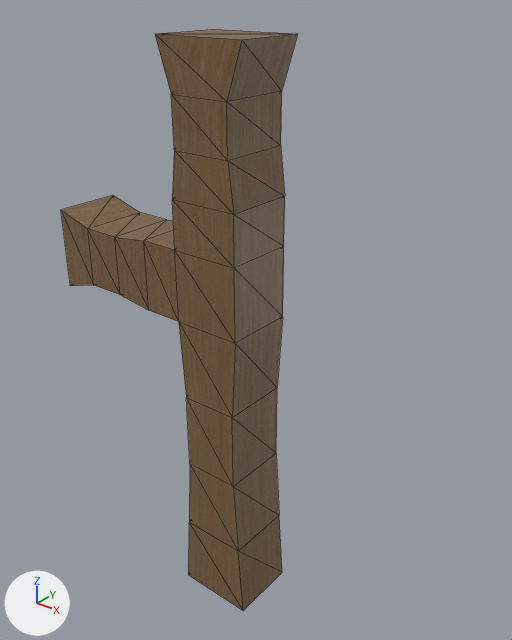
The glTF model crucifix.gltf as it was, and as the next commit left it.
The view is the same before and after, from a camera (50 mm lens) standing at (11.38, -13.14, 9.42) and looking at (0.28, 0.73, 0.82). Arrows for +X, +Y and +Z are at lower left; the lights stay in place. Mesh edges are drawn as thin lines. Where no turn or scale is listed for an object, it has been applied to the vertices. Vertices at the same position are counted once.
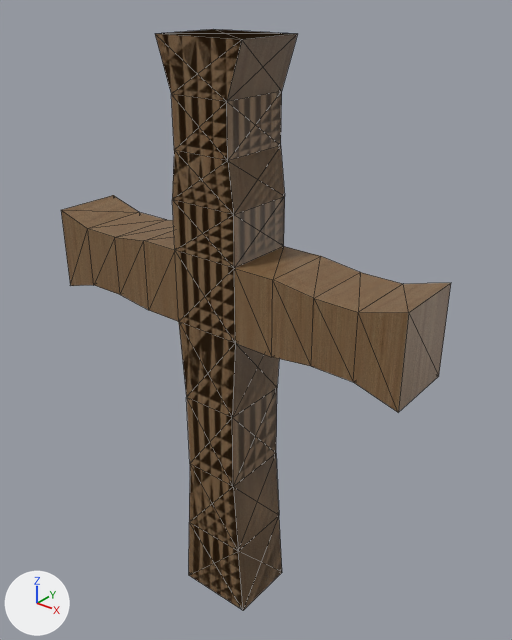
The newer file is also rescaled (x10.2), turned or shifted as a whole; pictures and numbers use the older file's frame.

Location of each change, (x1, y1, x2, y2) in pixels of the pictures (512 x 640 px):
'Cube', reshaped (64% wider)
    before: (61, 29, 298, 610)
    after: (61, 29, 451, 610)
part 1 of me_cube_002, built on
    before: (61, 195, 284, 343)
    after: (61, 29, 451, 610)
part 2 of me_cube_002, surface changed
    before: (155, 29, 298, 610)
    after: (155, 34, 297, 610)

Edits to the bpy script that builds the scene:
```text
Change me_cube_002:
    used by ob_cube; location = (0.0, 0.0, 0.0)
    remove me_cube_002.from_pydata(...)  # 56 vertices, 108 faces; spans x -5.6..1.3, y -1.0..1.0, z -8.2..8.2
    add me_cube_002.from_pydata(...)  # 76 vertices, 216 faces; spans x -5.6..5.6, y -1.0..1.0, z -8.2..8.2
    me_cube_002 part 1
    36 faces are deleted
    14 vertices are added at x -0.8..5.6, y -1.0..1.0, z -3.6..3.3
    6 new vertices lie (0.0, 2.0, 0.0) away from vertices in x 3.3..5.6, y -1.0, z 0.9..3.3
    144 new faces join them
    me_cube_002 part 2: 72 kept faces spanning x -1.3..1.3, y -1.0..1.0, z -8.2..8.2 get new texture (UV) coordinates
```
